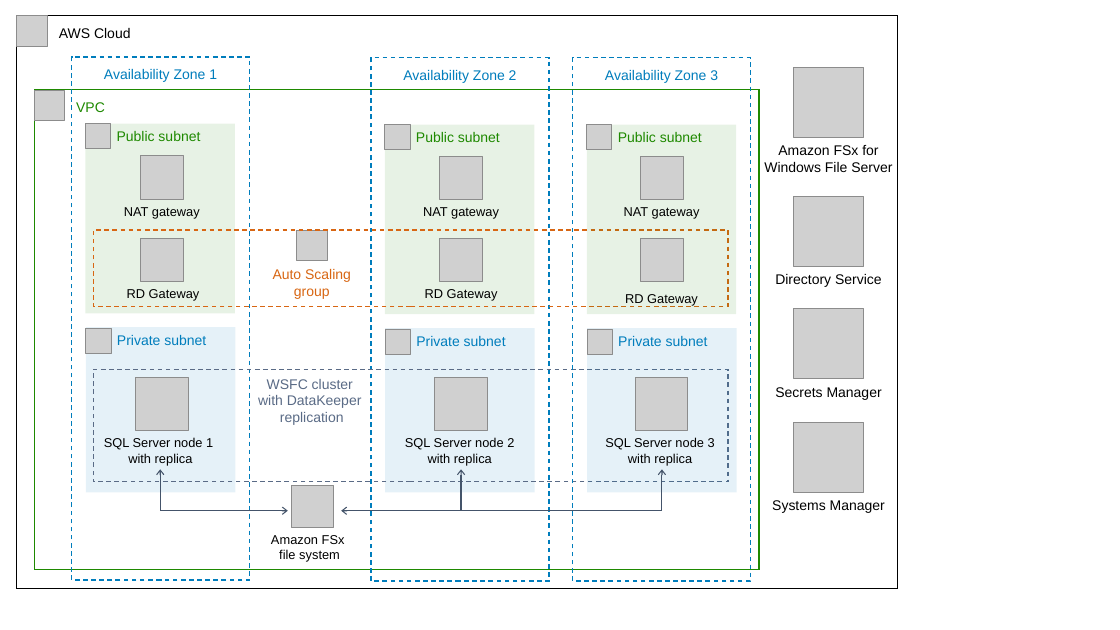
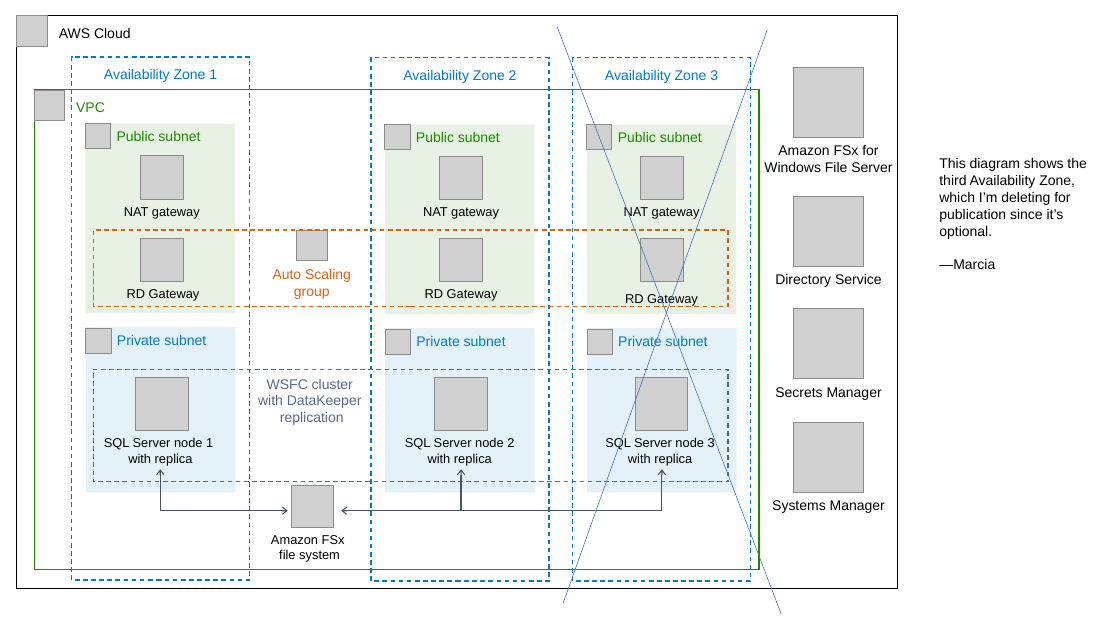
Before and after one commit to aws-quickstart/quickstart-sios-datakeeper, a slide deck: slide 2 of docs/deployment_guide/images/SIOS DataKeeper architecture.pptx (slide 1 before the commit). Drawn at 1120x630 pixels with LibreOffice and Linux fonts; fonts in the diff are those of the drawing; grey boxes stand for pictures. Boxes give left, top, right and bottom in pixels: in the first picture for what was removed or moved away, otherwise in the second. Text is boxed around its words. In the diff, an @@ line names an element or a change of style, - is before the commit and + after.

```diff
--- a/docs/deployment_guide/images/SIOS DataKeeper architecture.pptx
+++ b/docs/deployment_guide/images/SIOS DataKeeper architecture.pptx
@@ line added from (558, 27) to (781, 614), #4472C4 0.5 pt @@
@@ line added from (767, 30) to (564, 603), #4472C4 0.5 pt @@
@@ text added at [939,158,1086,269], 12 pt, text #000000 @@
+This diagram shows the third Availability Zone, which I’m deleting for publication since it’s optional.
+—Marcia
```
Also in this commit, not shown: 1 slide added, 3 other files.
